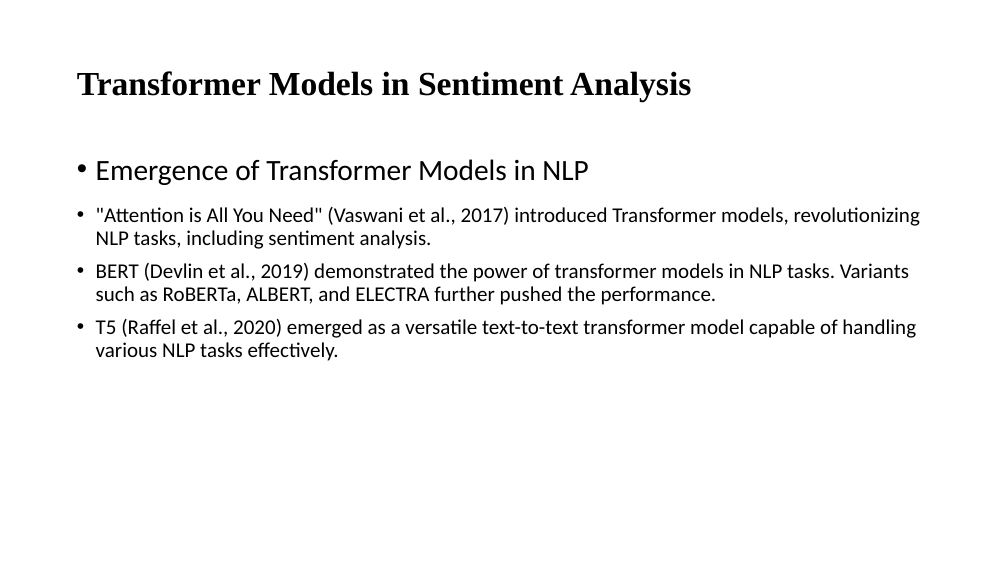
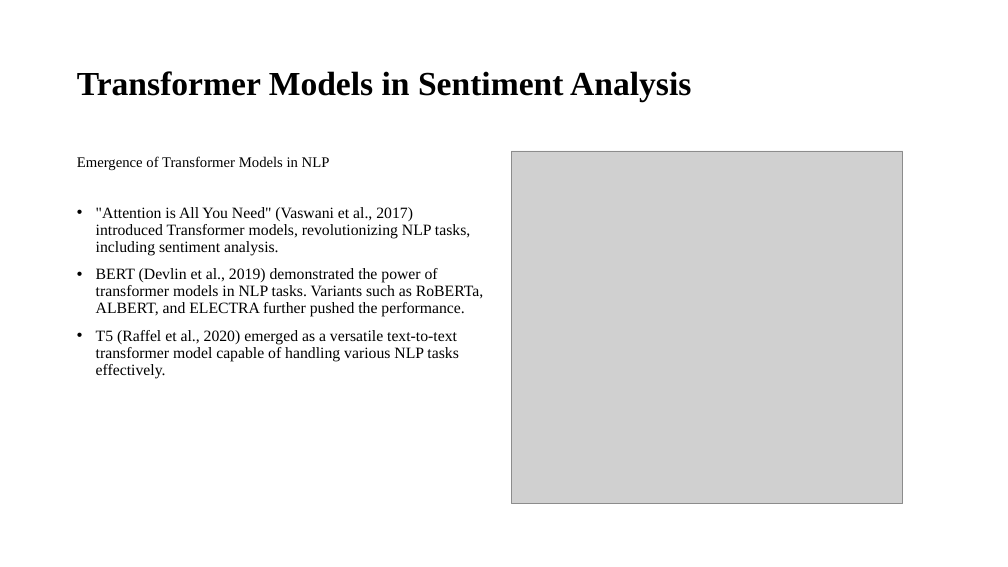
Before and after one commit to rohitmathurcode/Sentiment_recommendation, a slide deck: slide 5 of Thesis_ppt.pptx. Drawn at 1008x567 pixels with LibreOffice and Linux fonts; fonts in the diff are those of the drawing; grey boxes stand for pictures. Boxes give left, top, right and bottom in pixels: in the first picture for what was removed or moved away, otherwise in the second. Text is boxed around its words. In the diff, an @@ line names an element or a change of style, - is before the commit and + after.

```diff
--- a/Thesis_ppt.pptx
+++ b/Thesis_ppt.pptx
@@ text "Emergence of Transformer Models in ..." at (77,156,330,170): size 28 to 14 pt, font Calibri to Times New Roman; bullet • to none @@
@@ picture added at (512,151,904,504) @@
@@ text ""Attention is All You Need" ..." at (96,207,483,378): size 20 to 15 pt, font Calibri to Times New Roman @@
```
Also in this commit, not shown: 3 other slides changed, 6 slides added, 1 other file.
